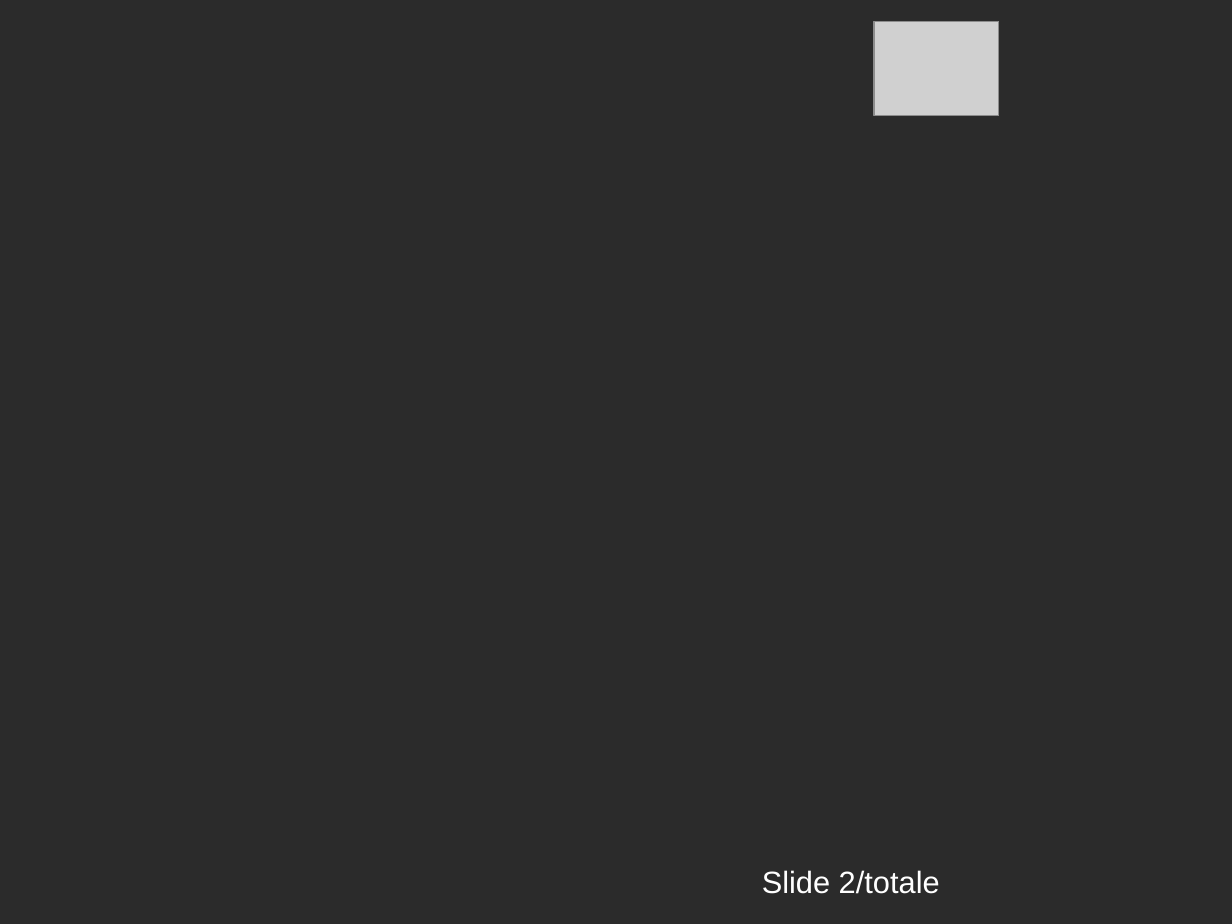
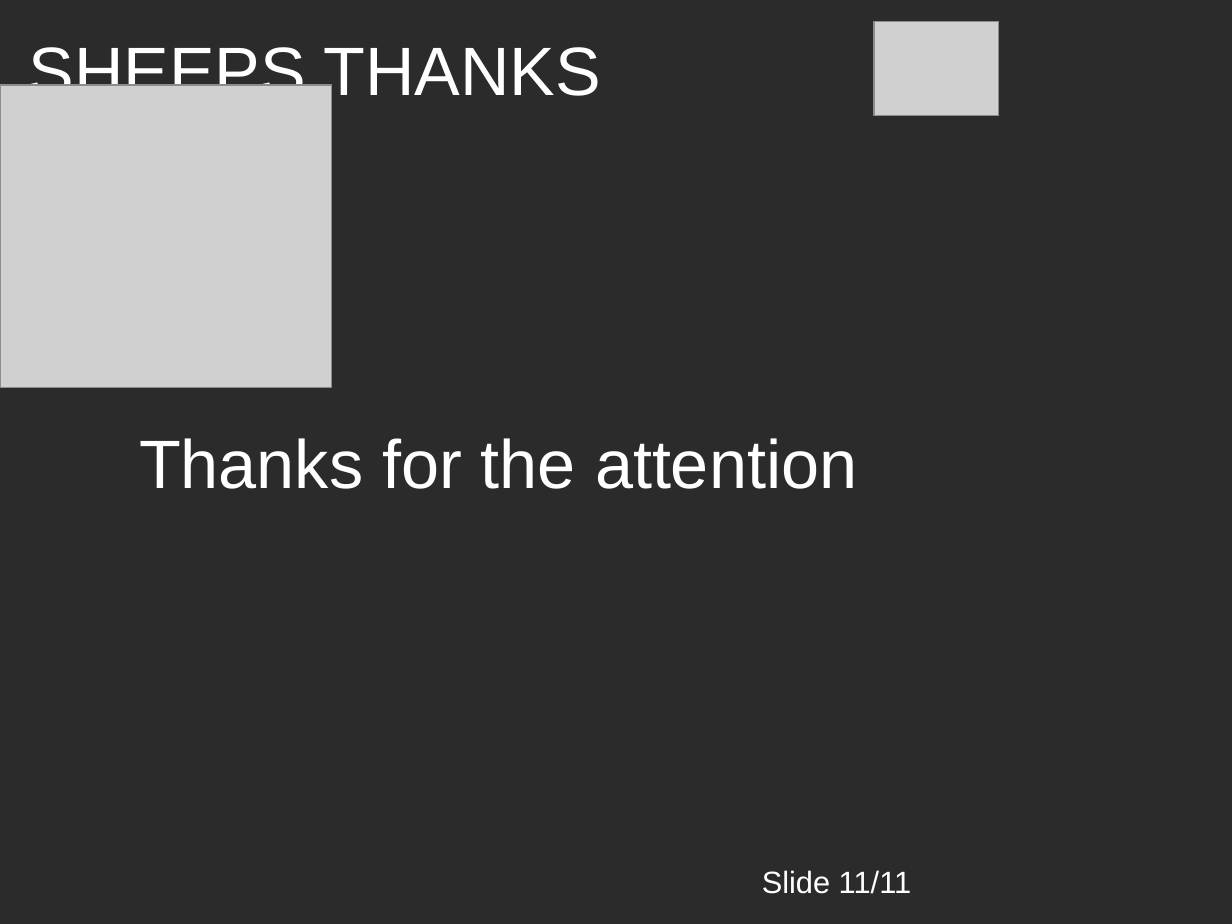
Before and after one commit to LorenzoCurcio/Progetto-ACTAM, a slide deck: slide 12 of Presentazione.pptx. Drawn at 1232x924 pixels with LibreOffice and Linux fonts; fonts in the diff are those of the drawing; grey boxes stand for pictures; background and template pictures are left out; a plain dark background stands for a picture behind light text. Boxes give left, top, right and bottom in pixels: in the first picture for what was removed or moved away, otherwise in the second. Text is boxed around its words. In the diff, an @@ line names an element or a change of style, - is before the commit and + after.

```diff
--- a/Presentazione.pptx
+++ b/Presentazione.pptx
@@ text added at box(29, 41, 601, 108), 40 pt, text #FFFFFF @@
+SHEEPS THANKS
@@ picture added at box(0, 85, 331, 387) @@
@@ text added at box(139, 438, 857, 489), 40 pt, text #FFFFFF @@
+Thanks for the attention
@@ text at box(762, 870, 912, 894): text changed @@
-Slide 2/totale
+Slide 11/11
```
Also in this commit, not shown: 8 other slides changed, 2 slides added, 2 slides removed, 1 other file.
